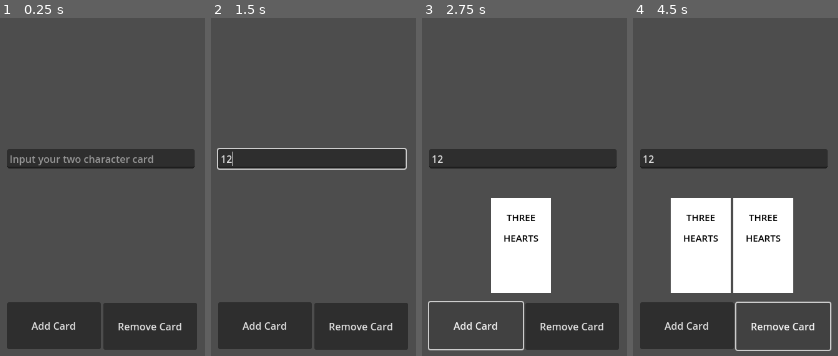
Above: before the commit, frames 1-4 (left to right).
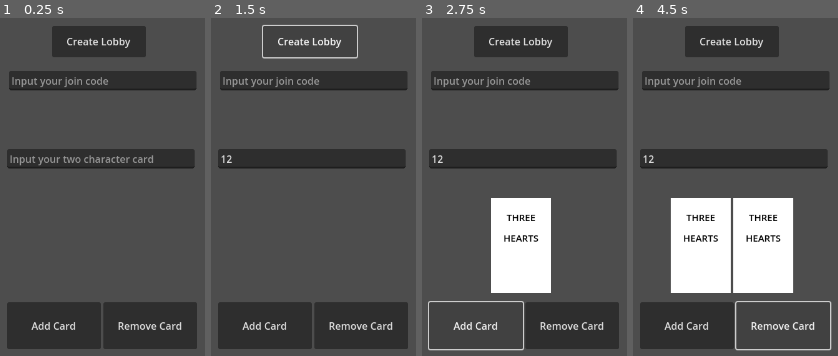
Above: after the commit, the same moments.

Repository: sanujs/cheat-game
Game: Godot game, scene res://main.tscn
Same seed, same stepped clock (60 frames per second), same inputs: the game is played once before the commit and once after it. Before the commit the project has no main scene; this scene is started directly in both runs.
Inputs (mouse positions are in pixels of both pictures, inside the frame that each line leads up to):
- Up to frame 1 (0.25 s): no input
- Up to frame 2 (1.5 s): click (311, 159) at 0.52 s; type "12" at 0.6 s; click (309, 41) at 1.25 s, where only the run after the commit has a clickable "Create Lobby"
- Up to frame 3 (2.75 s): click "Add Card" at 2 s
- Up to frame 4 (4.5 s): click "Remove Card" at 2.75 s; click "Add Card" at 3.5 s; click "Remove Card" at 4.25 s

The runs differ from the first frame. In frame 1, 9.4% of the frame differs, in the area x 4-96%, y 2-99%; in frame 2, 7.2%; in frame 3, 9.4%; in frame 4, 9.7%, in the area x 4-97%, y 2-99%.

Commit message:
Set up client-server websocket connections with multiple clients

Diff:
--- a/client/cheat/main.gd
+++ b/client/cheat/main.gd
@@ -1,16 +1,39 @@
 extends Node
 
+@export var websocket_url = "ws://localhost:8001/"
 @export var card_scene: PackedScene
 @onready var hand = $Hand
 
+var socket = WebSocketPeer.new()
+var connected = false
+
 # Called when the node enters the scene tree for the first time.
 func _ready() -> void:
-	pass # Replace with function body.
+	pass
 
 
 # Called every frame. 'delta' is the elapsed time since the previous frame.
 func _process(delta: float) -> void:
-	pass
+	socket.poll()
+	if connected:
+		var state = socket.get_ready_state()
+		if state == WebSocketPeer.STATE_OPEN:
+			while socket.get_available_packet_count():
+				var pkt := socket.get_packet()
+				if socket.was_string_packet():
+					var pkt_string = pkt.get_string_from_utf8()
+					var json_recv = JSON.parse_string(pkt_string)
+					print(json_recv['join'])
+		elif state == WebSocketPeer.STATE_CLOSING:
+			# Keep polling to achieve proper close.
+			pass
+		elif state == WebSocketPeer.STATE_CLOSED:
+			var code = socket.get_close_code()
+			var reason = socket.get_close_reason()
+			print("WebSocket closed with code: %d, reason %s. Clean: %s" % [code, reason, code != -1])
+			#set_process(false) # Stop processing.
+		else:
+			print(state)
 
 
 func _on_add_card_pressed() -> void:
@@ -31,3 +54,33 @@
 	hand.add_child(new_card)
 	new_card.set_values_from_string(new_text)
 	new_card.visible = true
+
+
+func _on_new_game_pressed() -> void:
+	var err = socket.connect_to_url(websocket_url)
+	if err != OK:
+		print("Unable to connect")
+		set_process(false)
+	else:
+		# Wait for the socket to connect.
+		await get_tree().create_timer(1).timeout
+
+		# Send data.
+		var data = {"type": "init"}
+		socket.send_text(JSON.stringify(data))
+		connected = true
+
+
+func _on_join_game_text_submitted(new_text: String) -> void:
+	var err = socket.connect_to_url(websocket_url)
+	if err != OK:
+		print("Unable to connect")
+		set_process(false)
+	else:
+		# Wait for the socket to connect.
+		await get_tree().create_timer(1).timeout
+
+		connected = true
+		# Send data.
+		var data = {"type": "init", "join": new_text}
+		socket.send_text(JSON.stringify(data))
--- a/client/cheat/main.tscn
+++ b/client/cheat/main.tscn
@@ -43,9 +43,9 @@
 
 [node name="RemoveCard" type="Button" parent="."]
 offset_left = 647.0
-offset_top = 635.0
+offset_top = 634.0
 offset_right = 797.0
-offset_bottom = 710.0
+offset_bottom = 709.0
 text = "Remove Card"
 
 [node name="LineEdit" type="LineEdit" parent="."]
@@ -55,6 +55,27 @@
 offset_bottom = 420.0
 placeholder_text = "Input your two character card"
 
+[node name="NewGame" type="Button" parent="."]
+anchors_preset = 5
+anchor_left = 0.5
+anchor_right = 0.5
+offset_left = -75.0
+offset_top = 192.0
+offset_right = 75.0
+offset_bottom = 242.0
+grow_horizontal = 2
+text = "Create Lobby
+"
+
+[node name="JoinGame" type="LineEdit" parent="."]
+offset_left = 496.0
+offset_top = 264.0
+offset_right = 796.0
+offset_bottom = 295.0
+placeholder_text = "Input your join code"
+
 [connection signal="pressed" from="AddCard" to="." method="_on_add_card_pressed"]
 [connection signal="pressed" from="RemoveCard" to="." method="_on_remove_card_pressed"]
 [connection signal="text_submitted" from="LineEdit" to="." method="_on_line_edit_text_submitted"]
+[connection signal="pressed" from="NewGame" to="." method="_on_new_game_pressed"]
+[connection signal="text_submitted" from="JoinGame" to="." method="_on_join_game_text_submitted"]
--- a/client/cheat/project.godot
+++ b/client/cheat/project.godot
@@ -11,6 +11,7 @@
 [application]
 
 config/name="Cheat"
+run/main_scene="res://main.tscn"
 config/features=PackedStringArray("4.3", "GL Compatibility")
 config/icon="res://icon.svg"
 
Not shown, changed: server/game/action.py
Not shown, changed: server/game/deck/card.py
Not shown, changed: server/game/deck/deck.py
Not shown, changed: server/game/deck/utils/__init__.py
Not shown, changed: server/game/game.py
Not shown, changed: server/game/player.py
Not shown, added: server/server.py
